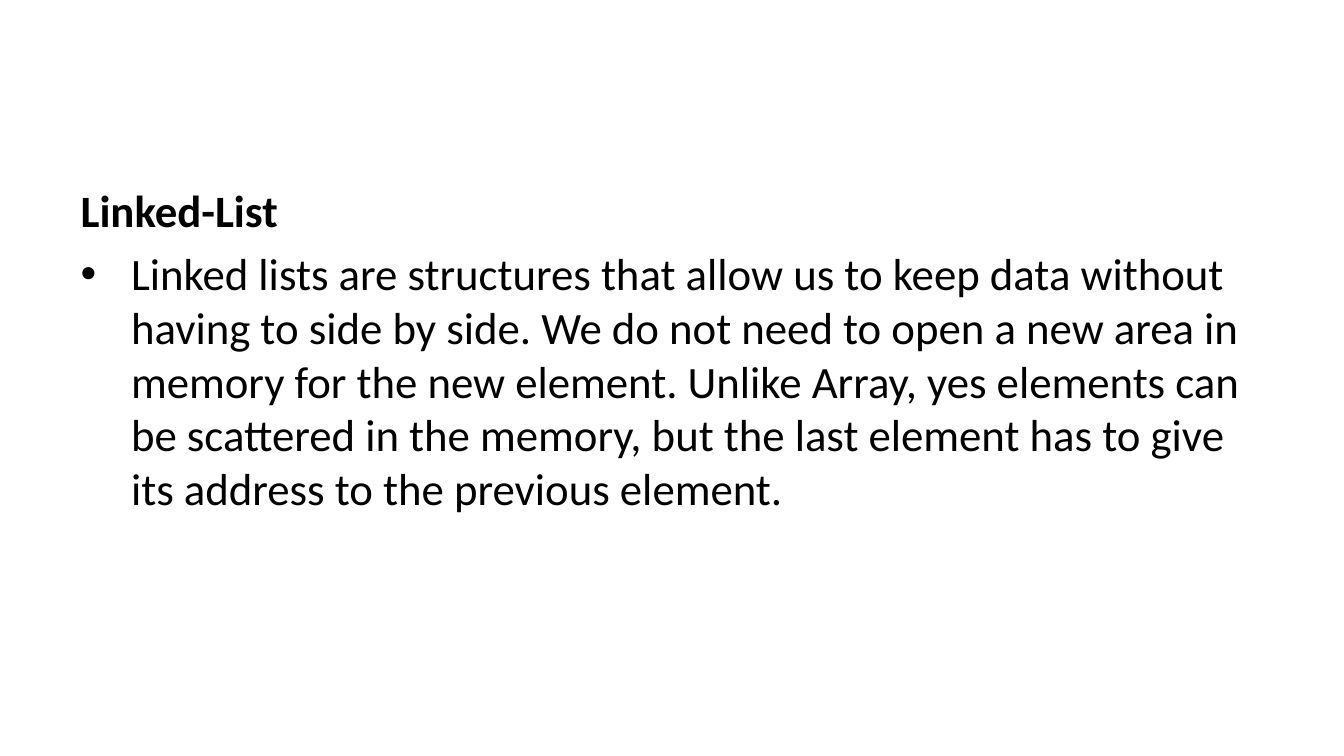
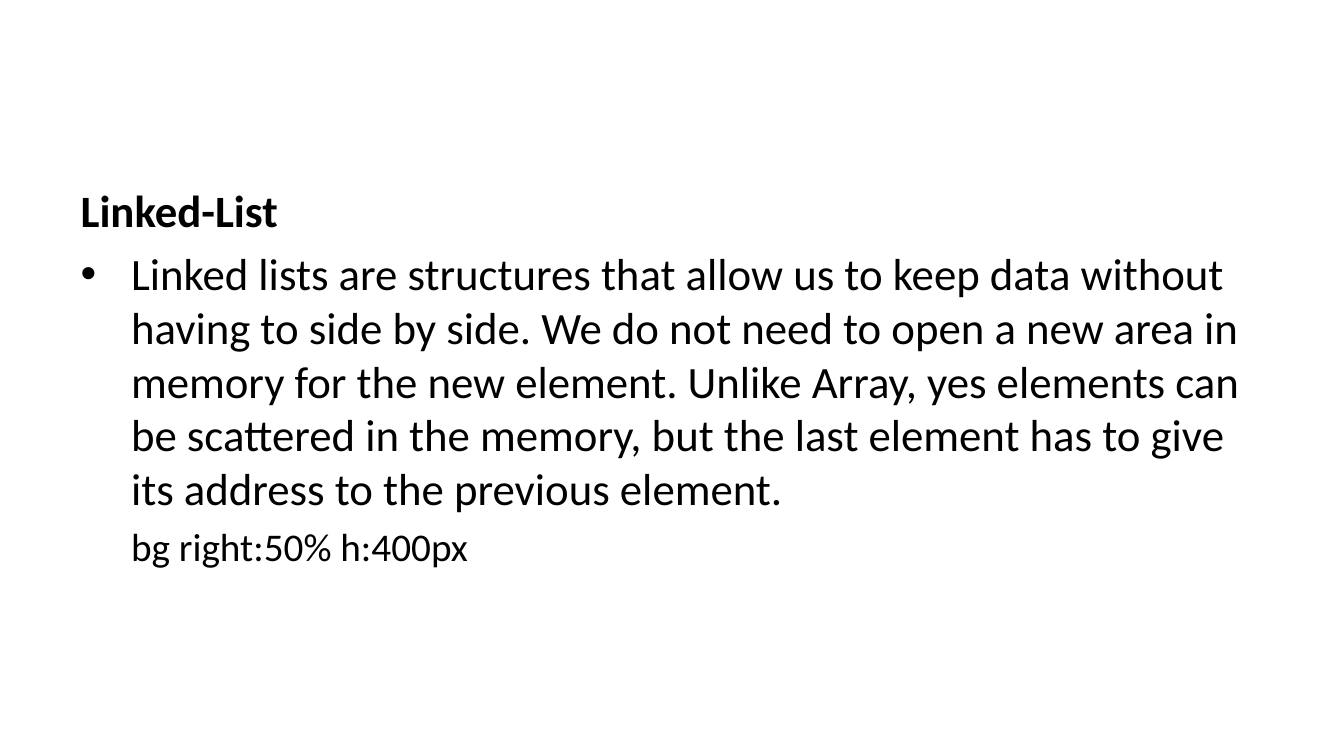
Before and after one commit to abdulsamed57/course-note-template, a slide deck: slide 11 of docs/week-2/week-2.en.md_word.pptx. Drawn at 1344x756 pixels with LibreOffice and Linux fonts; fonts in the diff are those of the drawing. Boxes give left, top, right and bottom in pixels: in the first picture for what was removed or moved away, otherwise in the second. Text is boxed around its words. In the diff, an @@ line names an element or a change of style, - is before the commit and + after.

```diff
--- a/docs/week-2/week-2.en.md_word.pptx
+++ b/docs/week-2/week-2.en.md_word.pptx
@@ text at bbox=[131, 533, 467, 568]: paragraph added @@
+  bg right:50% h:400px
```
Also in this commit, not shown: 5 other slides changed, 1 slide added, 1 slide removed, 52 other files.
